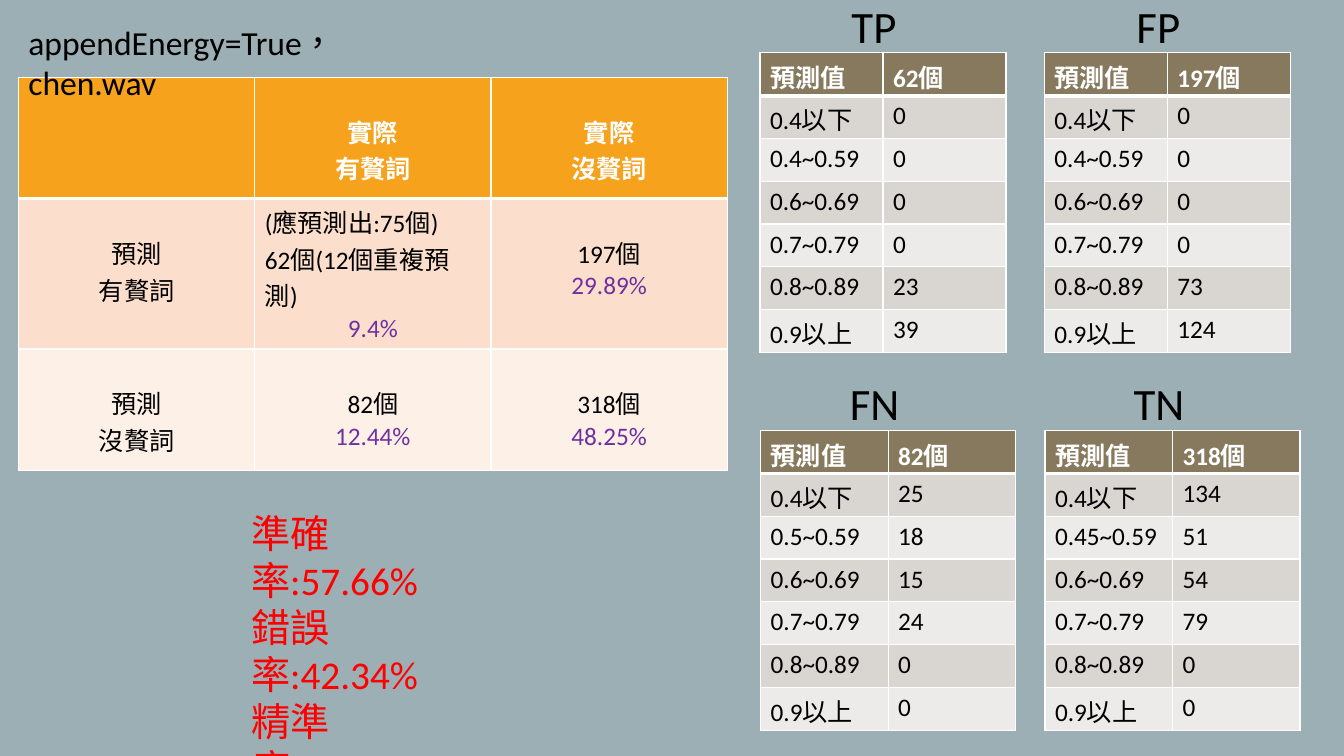
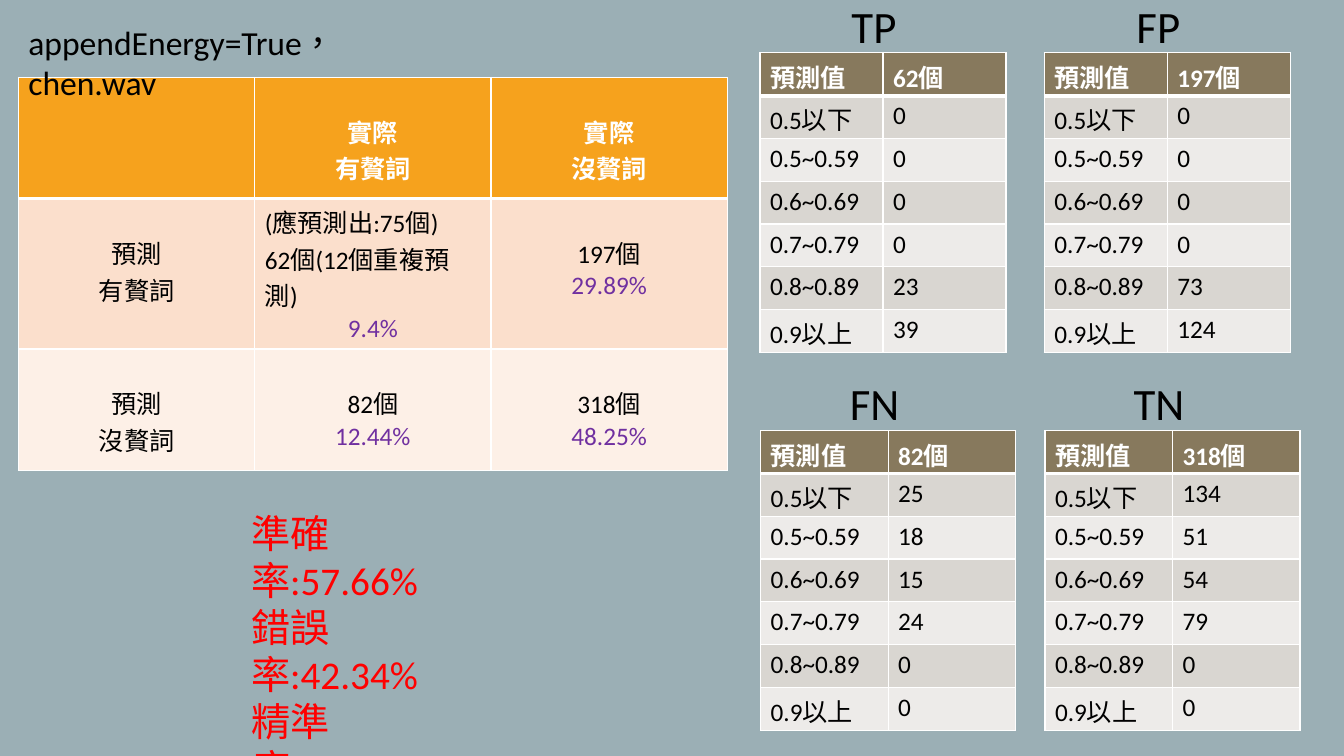
Before and after one commit to HouBiHuang/AudioMagicalBox, a slide deck: slide 2 of accRecord/陳時中音檔準確度_HouBi_1016.pptx. Drawn at 1344x756 pixels with LibreOffice and Linux fonts; fonts in the diff are those of the drawing. Boxes give left, top, right and bottom in pixels: in the first picture for what was removed or moved away, otherwise in the second. Text is boxed around its words. In the diff, an @@ line names an element or a change of style, - is before the commit and + after.

```diff
--- a/accRecord/陳時中音檔準確度_HouBi_1016.pptx
+++ b/accRecord/陳時中音檔準確度_HouBi_1016.pptx
@@ table at (760, 52, 1006, 352) @@
-row 2, column 1: 0.4以下
+row 2, column 1: 0.5以下
-row 3, column 1: 0.4~0.59
+row 3, column 1: 0.5~0.59
@@ table at (1045, 52, 1291, 352) @@
-row 2, column 1: 0.4以下
+row 2, column 1: 0.5以下
-row 3, column 1: 0.4~0.59
+row 3, column 1: 0.5~0.59
@@ table at (761, 431, 1015, 730) @@
-row 2, column 1: 0.4以下
+row 2, column 1: 0.5以下
@@ table at (1046, 431, 1300, 730) @@
-row 2, column 1: 0.4以下
+row 2, column 1: 0.5以下
-row 3, column 1: 0.45~0.59
+row 3, column 1: 0.5~0.59
```
Also in this commit, not shown: 2 other files.
